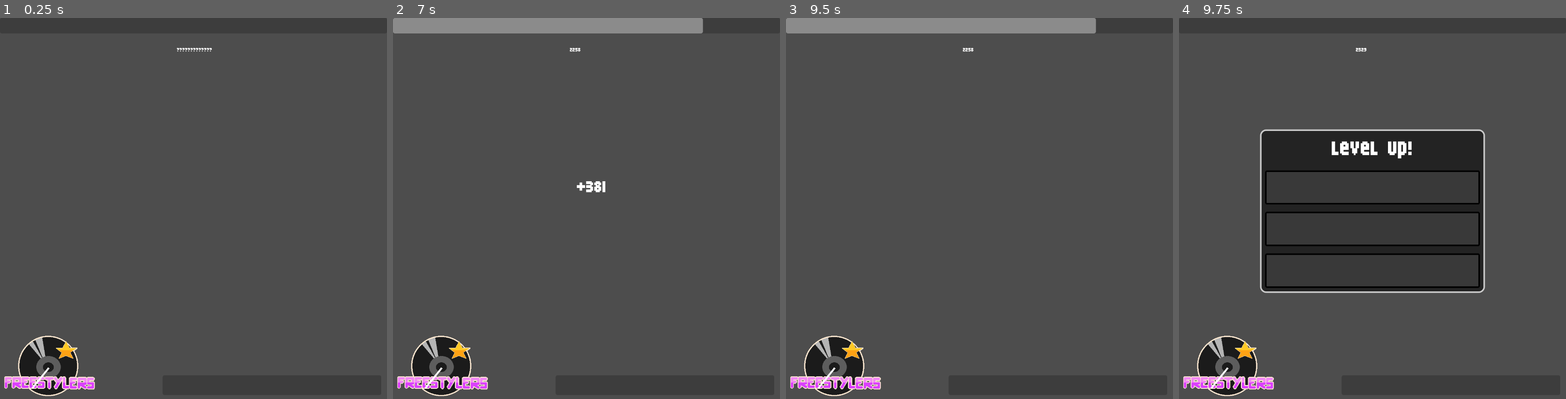
Above: before the commit, frames 1-4 (left to right).
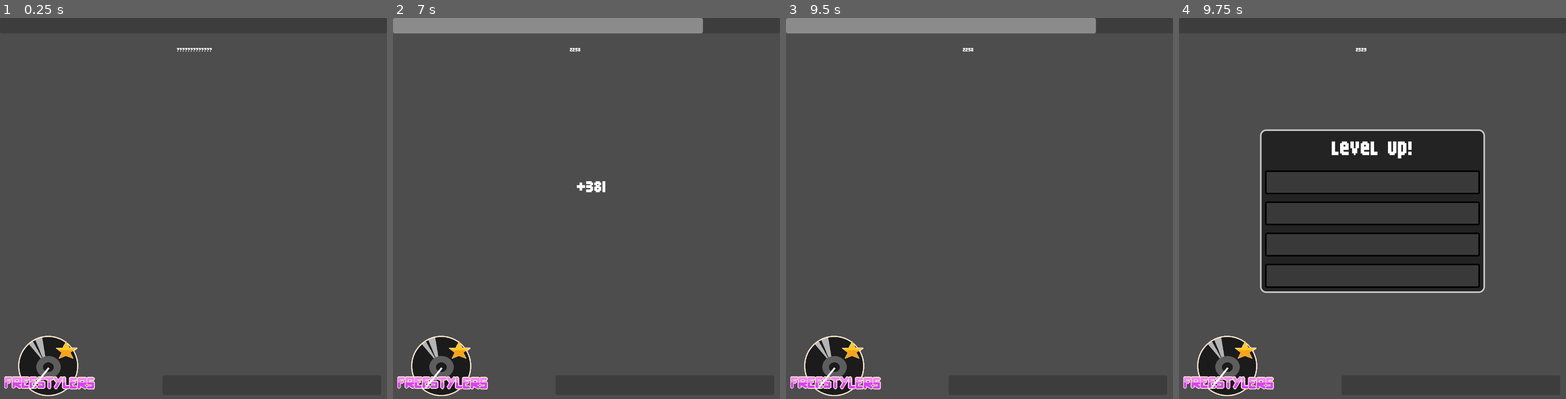
Above: after the commit, the same moments.

Repository: freesstylers/GoofyAhhCar
Game: Godot game, scene res://Assets/Scenes/UI test.tscn
Two runs of this game, one before a commit and one after it. Both use one fixed random seed, a clock stepped at 60 frames per second and the inputs below. The project has no main scene, so this scene is started directly.
Inputs:
- Up to frame 1 (0.25 s): no input
- Up to frame 2 (7 s): tap Enter at 0.5, 2.75, 4.25 s; hold Right (right) 0.53-1.28 s; tap Space (Accelerate) at 1.25, 5 s; hold Down (back) 1.28-2.03 s; hold Right (right) 2.03-2.78 s; hold Space (Accelerate) 2.78-3.53 s; hold Left (left) 3.53-5.03 s; hold Down (back) 5.03-5.78 s; hold Right (right) 5.78-6.53 s; hold Space (Accelerate) from 6.53 s (still down)
- Up to frame 3 (9.5 s): release Space (Accelerate) at 7.28 s; hold Right (right) 7.28-8.03 s; hold Down (back) 8.03-8.78 s; hold Left (left) from 8.78 s (still down)
- Up to frame 4 (9.75 s): release Left (left) at 9.53 s; hold Space (Accelerate) from 9.53 s (still down)

Frames 1-3 are identical in both runs. In frame 4, 2.5% of the frame differs, in the area x 22-78%, y 45-65%.
Error in both runs: Invalid access to property or key 'Points' on a base object of type 'Nil'. (res://Assets/Scripts/gameUI/pointsIndicator.gd:7)

Commit message:
signals

Diff:
--- a/clusy-cart/Assets/Prefabs/Game/Level Up Panel.tscn
+++ b/clusy-cart/Assets/Prefabs/Game/Level Up Panel.tscn
@@ -2,7 +2,7 @@
 
 [ext_resource type="Script" path="res://Assets/Scripts/gameUI/Level Up Panel.gd" id="1_nhm8p"]
 
-[node name="level up menu" type="Panel"]
+[node name="level up menu" type="Panel" node_paths=PackedStringArray("hpButton")]
 process_mode = 3
 anchors_preset = -1
 anchor_left = 0.209375
@@ -12,6 +12,7 @@
 grow_horizontal = 2
 grow_vertical = 2
 script = ExtResource("1_nhm8p")
+hpButton = NodePath("option container/levelUpOption4")
 metadata/_edit_use_anchors_ = true
 
 [node name="title" type="Label" parent="."]
@@ -51,6 +52,11 @@
 layout_mode = 2
 size_flags_vertical = 3
 
+[node name="levelUpOption4" type="Button" parent="option container"]
+layout_mode = 2
+size_flags_vertical = 3
+
 [connection signal="pressed" from="option container/levelUpOption" to="." method="buttonPress" binds= [0.0]]
 [connection signal="pressed" from="option container/levelUpOption2" to="." method="buttonPress" binds= [1.0]]
 [connection signal="pressed" from="option container/levelUpOption3" to="." method="buttonPress" binds= [2.0]]
+[connection signal="pressed" from="option container/levelUpOption4" to="." method="buttonPress" binds= [3.0]]
--- a/clusy-cart/Assets/Scripts/gameUI/GameUIManager.gd
+++ b/clusy-cart/Assets/Scripts/gameUI/GameUIManager.gd
@@ -7,6 +7,7 @@
 func _ready():
 	Globals.level_up.connect(levelUp)
 	LevelUpMenu.visible = false
+	LevelUpMenu.WakeUp()
 	pass # Replace with function body.
 
 
--- a/clusy-cart/Assets/Scripts/gameUI/Level Up Panel.gd
+++ b/clusy-cart/Assets/Scripts/gameUI/Level Up Panel.gd
@@ -1,10 +1,32 @@
 extends Panel
 
-enum Skills { maxSpeed, accel, handling }
+enum Skills { MAX_SPEED, ACCEL, HANDLING, HP }
+
+@export var hpButton : Button
+
+func WakeUp():
+	hpButton.visible = true
+	pass
 
 func buttonPress(btn : int):
 
+	var s : Skills
+	s = btn
 
+
+	match s:
+		Skills.MAX_SPEED:
+
+			pass
+		Skills.ACCEL:
+
+			pass
+		Skills.HANDLING:
+
+			pass
+		Skills.HP:
+
+			pass
 
 	get_tree().paused = false
 	visible = false
--- a/clusy-cart/Assets/Scripts/gameUI/point_particle.gd
+++ b/clusy-cart/Assets/Scripts/gameUI/point_particle.gd
@@ -12,7 +12,11 @@
 
 # Called when the node enters the scene tree for the first time.
 func _ready():
-	text = "+{0}".format([amount])
+
+	if(amount >= 0):
+		text = "+{0}".format([amount])
+	else:
+		text = "{0}".format([amount])
 
 	var angle = Globals.RNG.randf_range(-AngleRange, AngleRange)
 	vel = InitialDir.rotated(deg_to_rad(angle)) * InitialVel
--- a/clusy-cart/Globals.gd
+++ b/clusy-cart/Globals.gd
@@ -23,3 +23,4 @@
 signal exp_update()
 signal level_up()
 signal change_face(num:int)
+signal hp_change(num:int)
